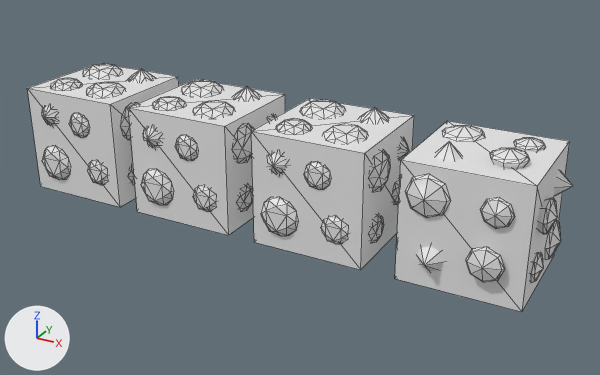
The glTF model assets/assets/prod/mesh/Cube.glb: old version first, new version second.
The view is the same before and after, from a 50 mm lens placed at (1.59, -5.84, 2.77), pointed at (-1.64, 0.04, -0.17). Every picture has the same lights, and +X, +Y and +Z are marked at lower left. Mesh edges are drawn as thin lines. Vertices at the same position are counted once.

Before the edit, the objects in view are built like this:
```python
me_cube1 = bpy.data.meshes.new('Cube1')
me_cube1.from_pydata(...)  # 440 vertices, 780 faces; spans x -0.616..0.616, y -0.623..0.608, z -0.616..0.616
me_cube2 = bpy.data.meshes.new('Cube2')
me_cube2.from_pydata(...)  # 752 vertices, 1404 faces; spans x -0.597..0.56, y -0.574..0.55, z -0.605..0.583
me_cube3 = bpy.data.meshes.new('Cube3')
me_cube3.from_pydata(...)  # 752 vertices, 1404 faces; spans x -0.597..0.56, y -0.574..0.55, z -0.605..0.583
me_cube4 = bpy.data.meshes.new('Cube4')
me_cube4.from_pydata(...)  # 752 vertices, 1404 faces; spans x -0.597..0.56, y -0.574..0.55, z -0.605..0.583
ob_cube1 = bpy.data.objects.new('Cube1', me_cube1)
ob_cube1.location = (0.0, 0.007, 0.0)
ob_cube2 = bpy.data.objects.new('Cube2', me_cube2)
ob_cube2.location = (-1.291, 0.012, 0.011)
ob_cube3 = bpy.data.objects.new('Cube3', me_cube3)
ob_cube3.location = (-2.548, 0.012, 0.011)
ob_cube4 = bpy.data.objects.new('Cube4', me_cube4)
ob_cube4.location = (-3.75, 0.012, 0.011)
```
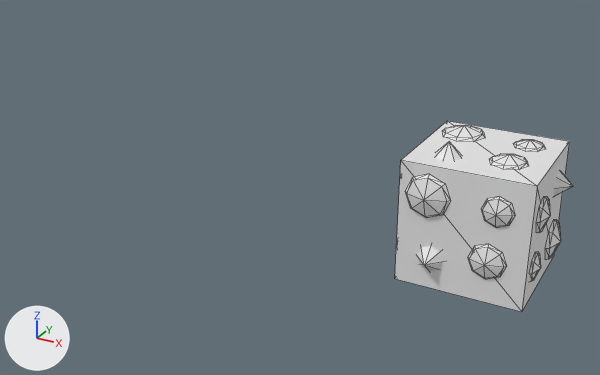
The newer file is also turned or shifted as a whole; pictures and numbers use the older file's frame.

Patch to the scene script:
```diff
--- a/assets/assets/prod/mesh/Cube.glb.py
+++ b/assets/assets/prod/mesh/Cube.glb.py
@@ me_cube1 @@
 # used by ob_cube1; location = (0.0, 0.007, 0.0)
-me_cube1.from_pydata(...)  # 440 vertices, 780 faces; spans x -0.616..0.616, y -0.623..0.608, z -0.616..0.616
+me_cube1.from_pydata(...)  # 368 vertices, 492 faces; spans x -0.616..0.616, y -0.623..0.608, z -0.616..0.616
+# me_cube1 part 1: 276 vertices removed from x -0.609..0.609, y -0.617..0.602, z -0.609..0.609; 204 vertices added at x -0.563..0.56, y -0.567..0.556, z -0.56..0.564
@@ ob_cube4 @@
-ob_cube4 = bpy.data.objects.new('Cube4', me_cube4)
-ob_cube4.location = (-3.75, 0.012, 0.011)
@@ ob_cube3 @@
-ob_cube3 = bpy.data.objects.new('Cube3', me_cube3)
-ob_cube3.location = (-2.548, 0.012, 0.011)
@@ ob_cube2 @@
-ob_cube2 = bpy.data.objects.new('Cube2', me_cube2)
-ob_cube2.location = (-1.291, 0.012, 0.011)
```

Changed parts and their boxes [x1, y1, x2, y2] in the pictures (600 x 375 px; the box of a moved part takes in the faces that stretch with it):
'Cube2', deleted
    before: [251, 98, 414, 270]
'Cube3', deleted
    before: [128, 79, 285, 235]
'Cube4', deleted
    before: [27, 63, 179, 207]
part 1 of me_cube1, moved or reshaped
    before: [466, 138, 557, 283]
    after: [468, 139, 550, 281]
